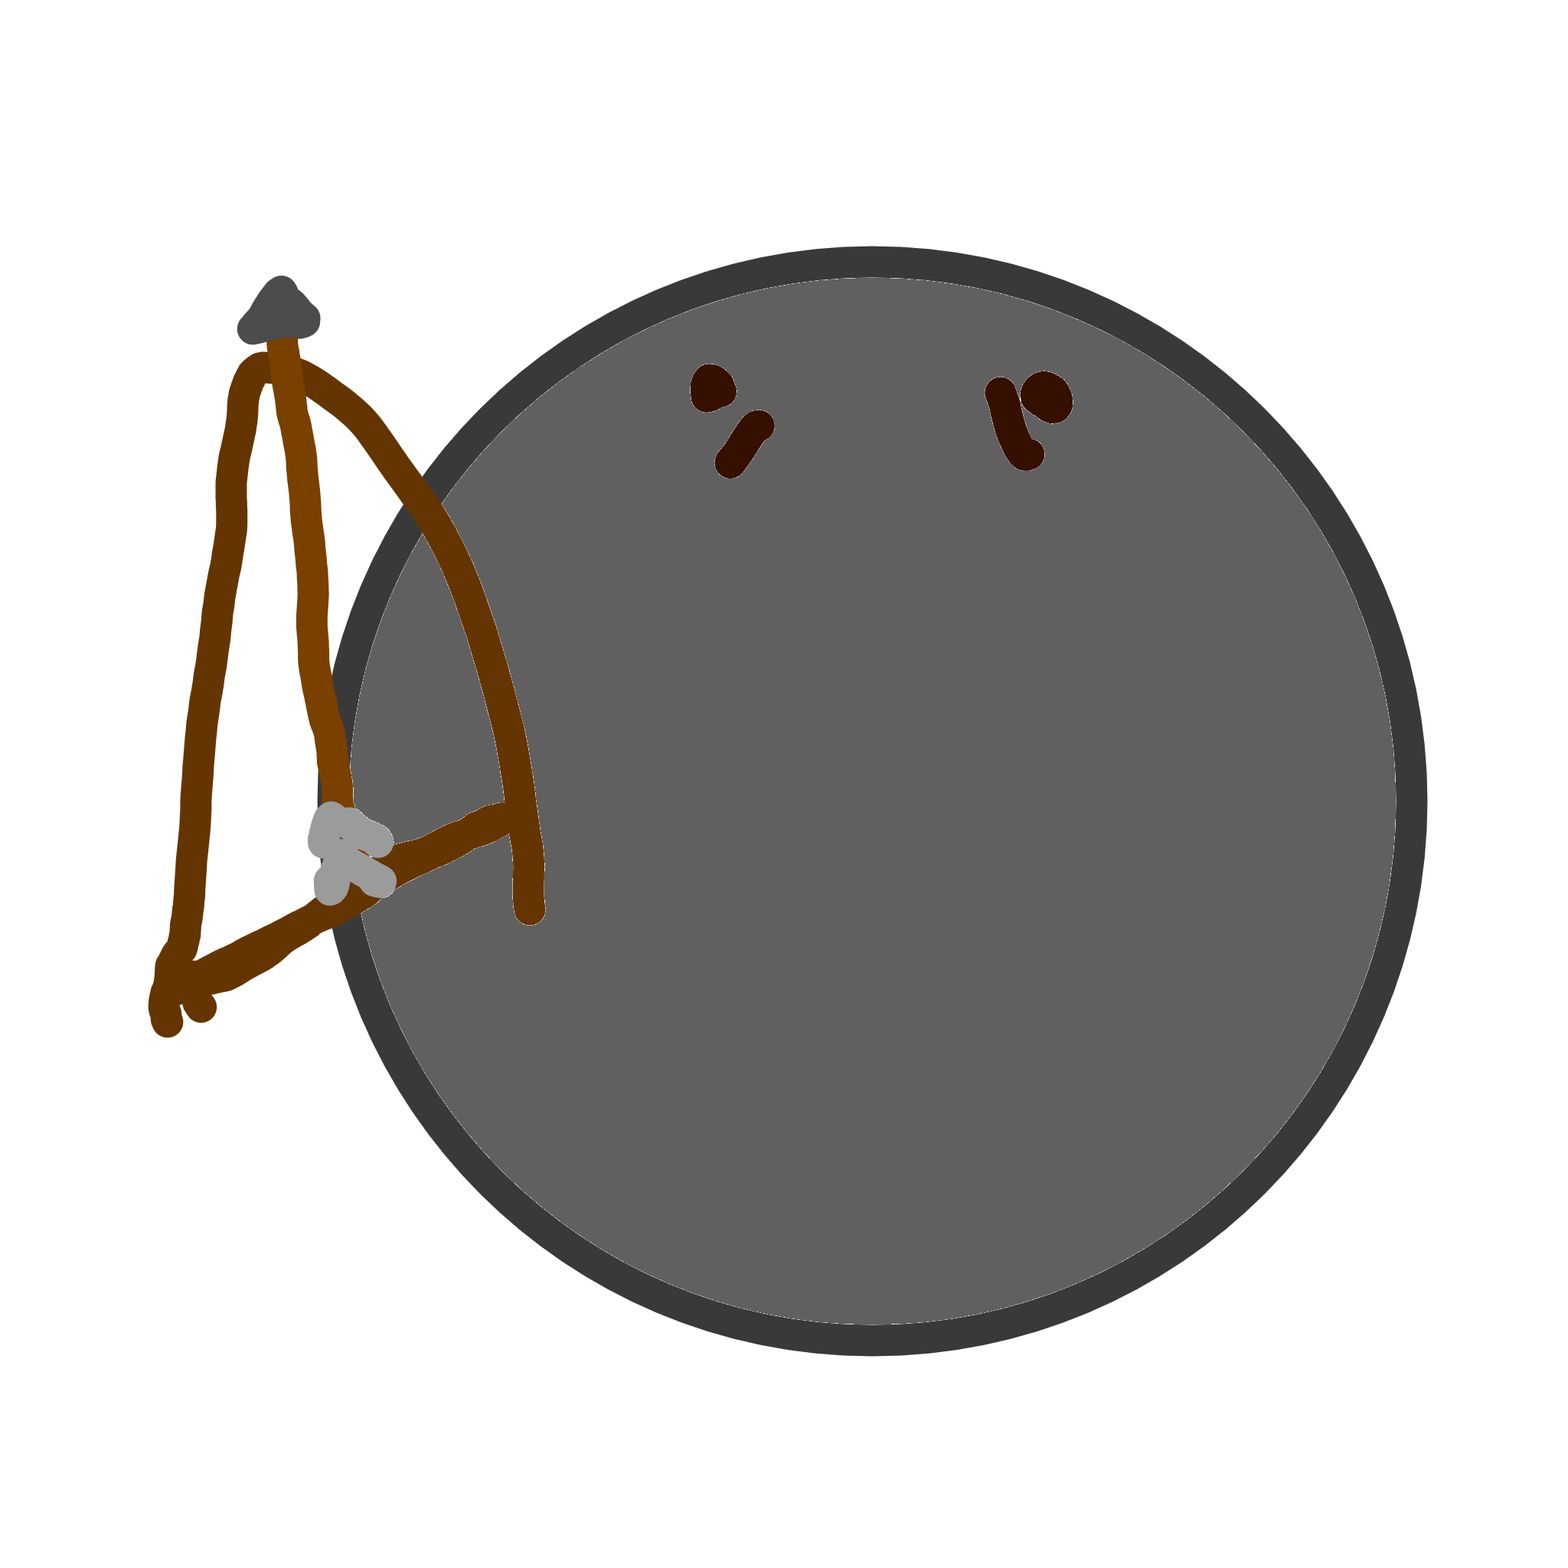
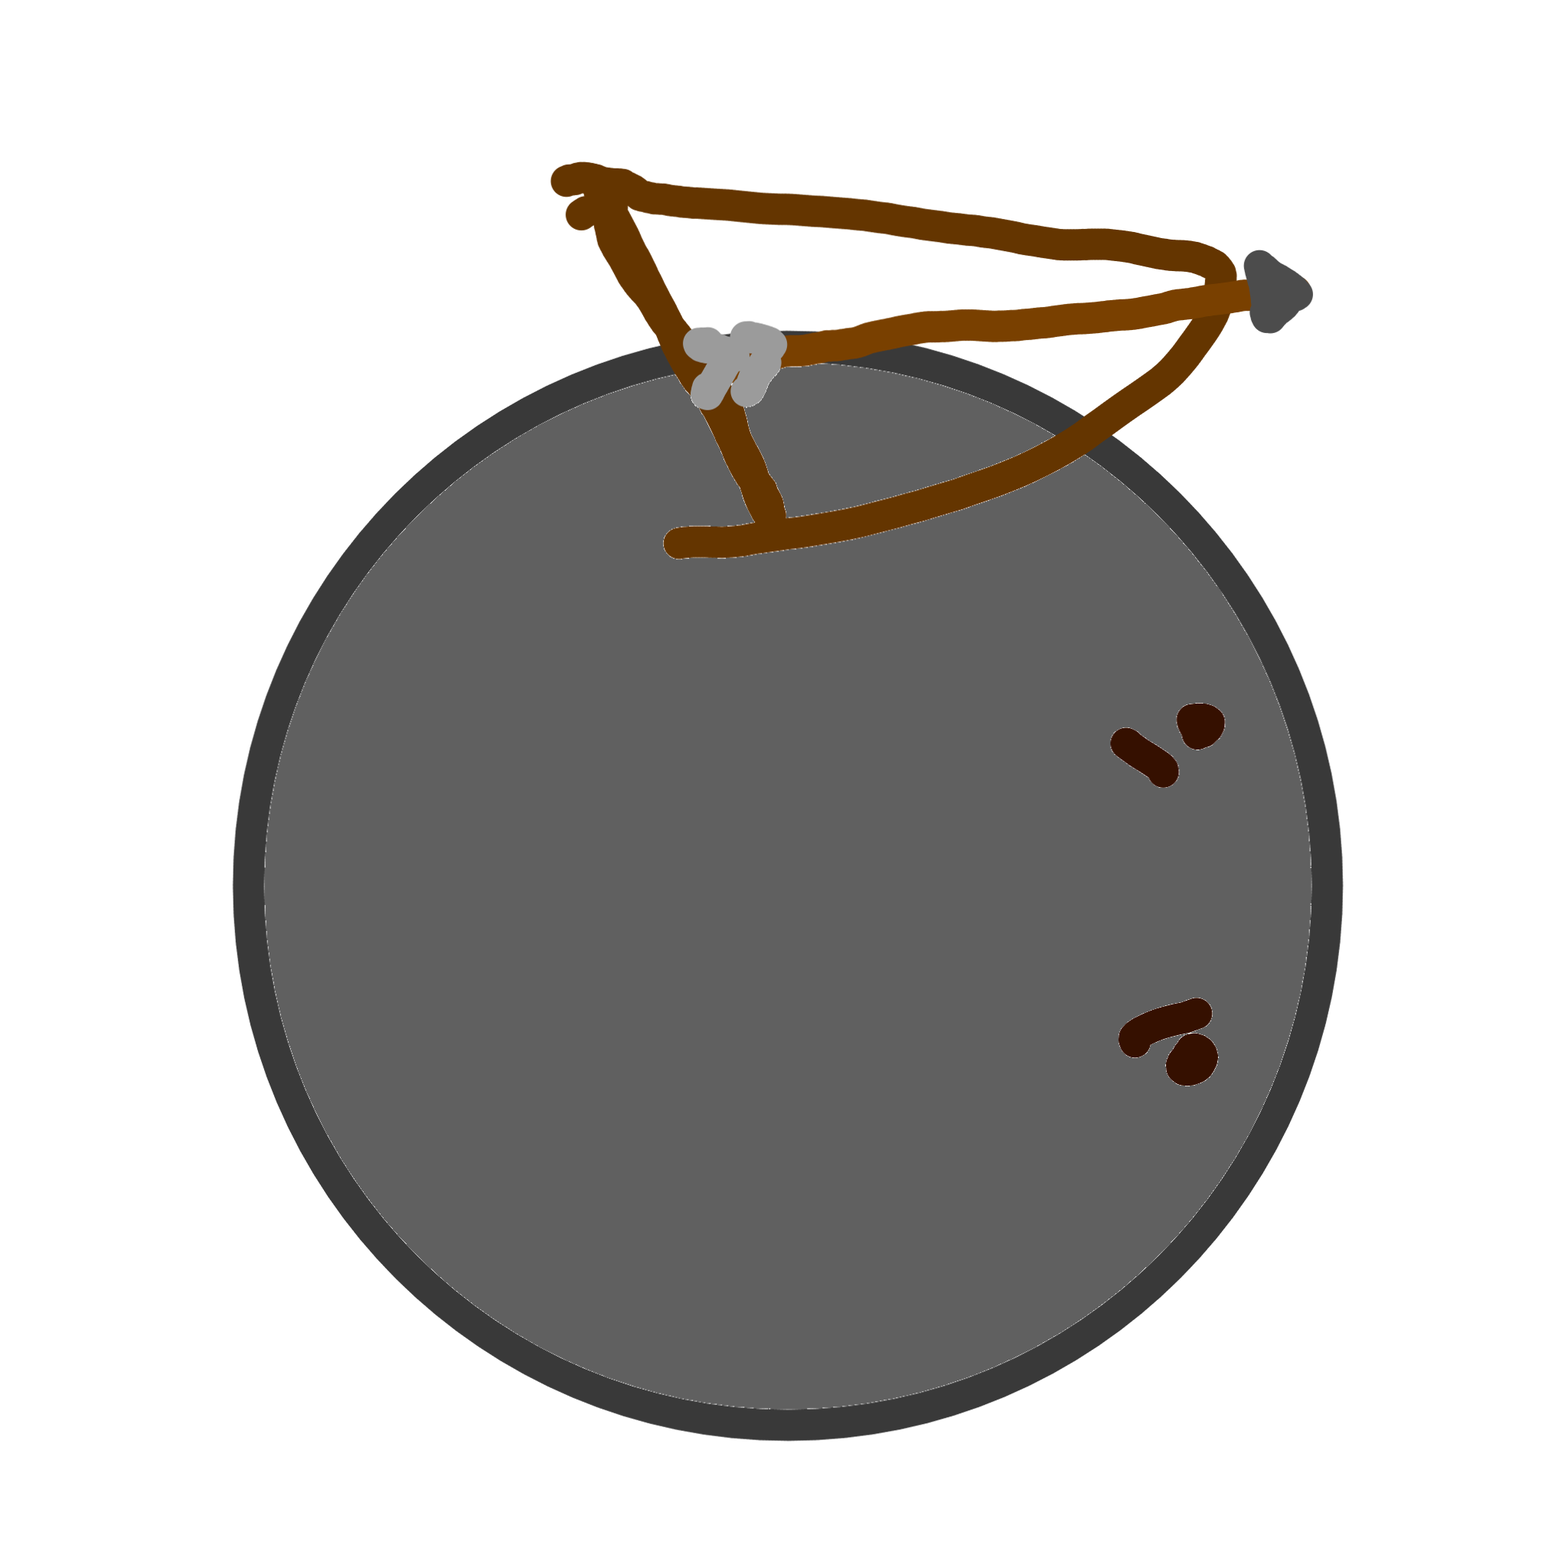
The second 1568×1568 image is a revision of the first. Changes to its layers:
painted on "Paint Layer 1" over (147, 160, 1428, 1442)
painted on "Background" over (147, 160, 1428, 1442)